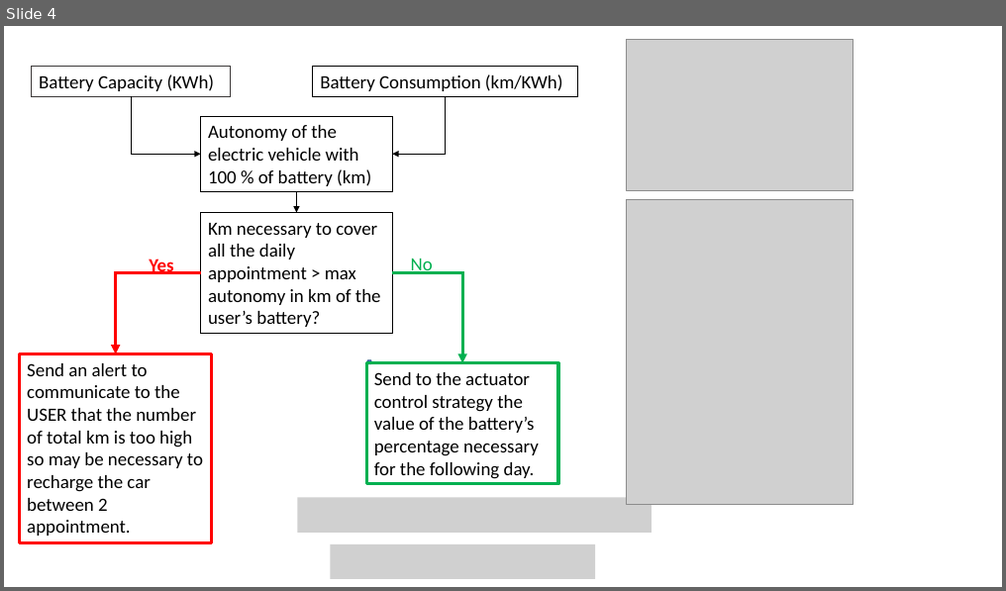
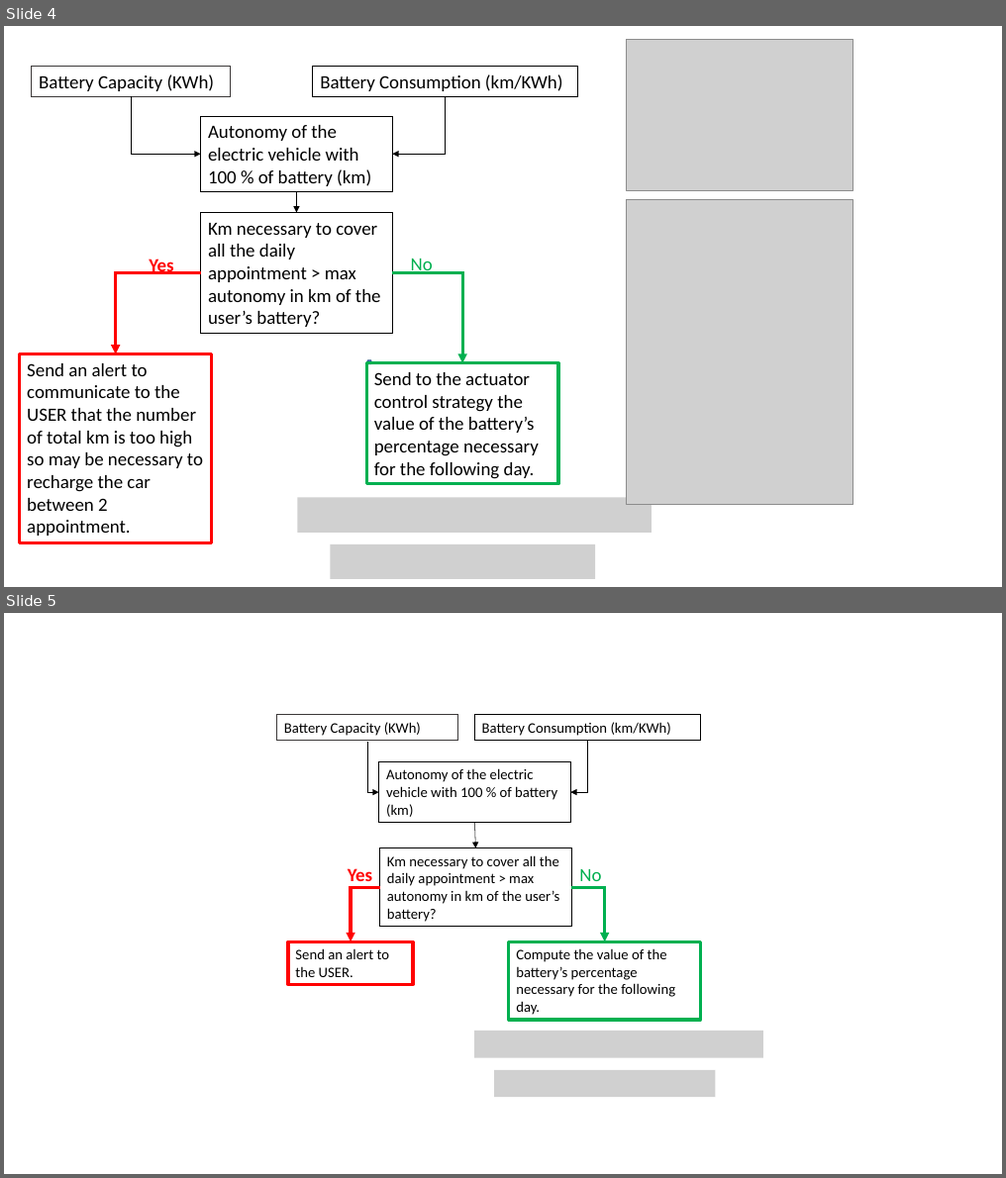
Before and after one commit to annageraci/Battery_Charger_Smart, a slide deck: Materiale Extra/Use Case Diagram.pptx. Shown one above the other, each under a label of ours: slide 4 before the commit, slides 4 and 5 after it. The pictures are 1006x591 and 1006x1178 pixels, drawn with LibreOffice and Linux fonts; fonts in the diff are those of the drawing; grey boxes stand for pictures. Boxes give left, top, right and bottom in pixels: in the first picture for what was removed or moved away, otherwise in the second. Text is boxed around its words. In the diff, an @@ line names an element or a change of style, - is before the commit and + after.

```diff
--- a/Materiale Extra/Use Case Diagram.pptx
+++ b/Materiale Extra/Use Case Diagram.pptx
@@ slide 5 added at (4, 613, 1002, 1174), background #FFFFFF @@
@@ rectangle added at (276, 715, 458, 741), outline #3B3838 0.75 pt, 14 pt, text #000000 @@
+Battery Capacity (KWh)
@@ rectangle added at (475, 715, 701, 741), outline #000000 0.75 pt, 14 pt, text #000000 @@
+Battery Consumption (km/KWh)
@@ elbow arrow added from (368, 741) to (379, 792), #000000 0.5 pt @@
@@ elbow arrow added from (587, 741) to (570, 792), #000000 0.5 pt @@
@@ rectangle added at (379, 761, 570, 823), outline #000000 0.75 pt, 14 pt, text #000000 @@
+Autonomy of the electric vehicle with 100 % of battery (km)
@@ rectangle added at (380, 848, 571, 926), fill #FFFFFF, outline #000000 1 pt, 14 pt, text #000000 @@
+Km necessary to cover all the daily appointment > max autonomy in km of the user’s battery?
@@ arrow added from (475, 823) to (475, 848), #000000 0.5 pt @@
@@ text added at (348, 868, 372, 887), 18 pt, text #FF0000, bold @@
+Yes
@@ text added at (579, 869, 601, 887), 18 pt, text #00B050 @@
+No
@@ elbow arrow added from (380, 888) to (350, 942), #FF0000 3 pt @@
@@ elbow arrow added from (571, 888) to (605, 942), #00B050 3 pt @@
@@ rectangle added at (288, 942, 414, 984), outline #FF0000 3 pt, 14 pt, text #000000 @@
+Send an alert to the USER.
@@ rectangle added at (509, 942, 700, 1020), outline #00B050 3 pt, 14 pt, text #000000 @@
+Compute the value of the battery’s percentage necessary for the following day.
@@ picture added at (475, 1031, 764, 1059) @@
@@ picture added at (494, 1070, 715, 1097) @@
```
Also in this commit, not shown: 2 other files.
